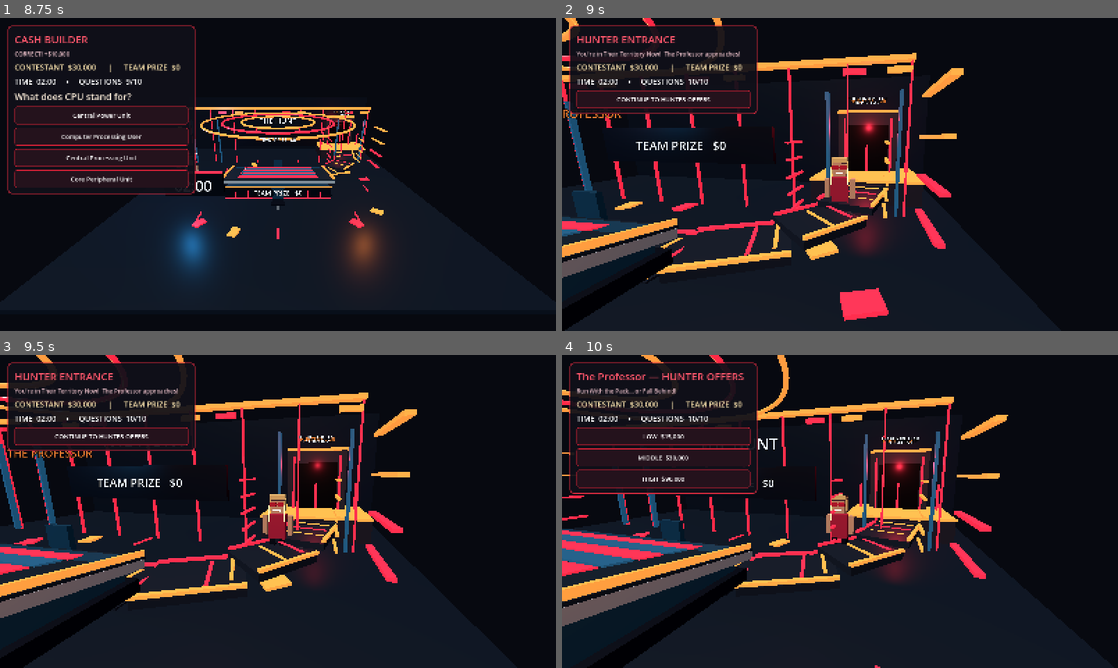
Above: before the commit, frames 1-4 (two rows, left to right).
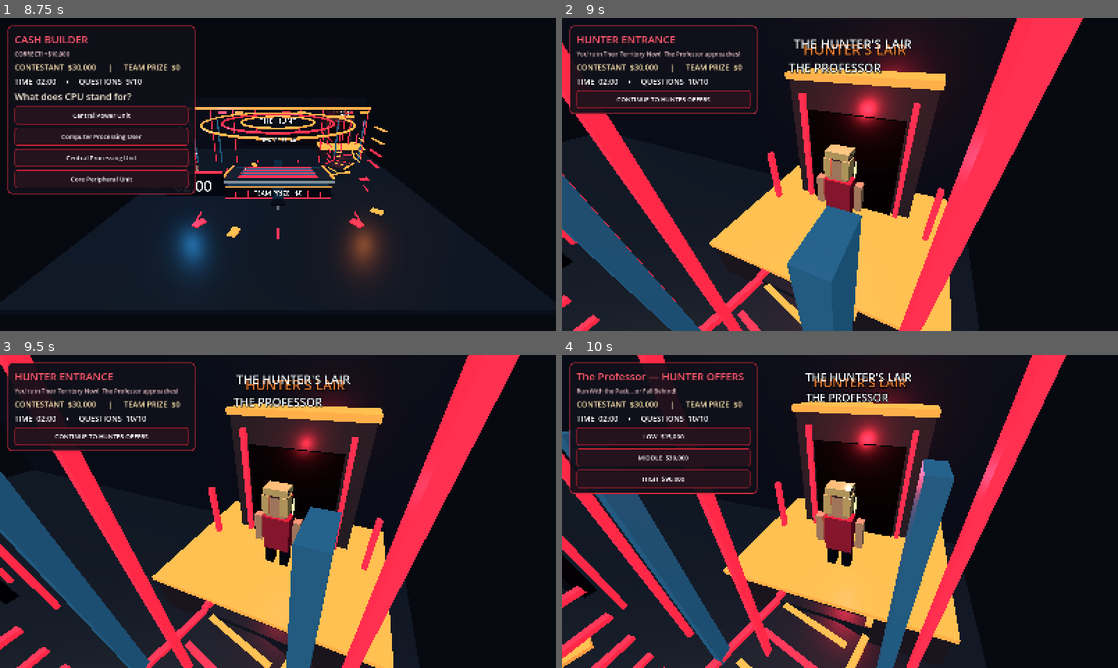
Above: after the commit, the same moments.

Repository: Becksploder2/The-Hunt
Game: Godot game, scene res://main.tscn
The game is run twice, just before and just after one commit, with the same random seed, the same clock (stepped at 60 frames per second) and the same inputs.
Inputs:
- Up to frame 1 (8.75 s): click "PLAY THE HUNT" at 0.5 s; click "START CASH BUILDER" at 1.25 s; click "Ottawa" at 2 s; click "Jupiter" at 2.75 s; click "Five" at 3.5 s; click "Gold" at 4.25 s; click "86" at 5 s; click "Indian" at 5.75 s; click "11" at 6.5 s; click "Raphael" at 7.25 s; click "Japan" at 8 s
- Up to frame 2 (9 s): click "Central Power Unit" at 8.75 s
- Up to frame 3 (9.5 s): no input
- Up to frame 4 (10 s): click "CONTINUE TO HUNTER OFFERS" at 9.5 s

Frame 1 is identical in both runs. In frame 2, 42% of the frame differs, in the area x 0-94%, y 0-100%; in frame 3, 40%; in frame 4, 39%.

Commit message:
Route Hunter entrance along raised cave bridge with tracking camera and moving bridge lights

Diff:
--- a/godot/main.gd
+++ b/godot/main.gd
@@ -343,6 +343,12 @@
 func _animate_stage_lights(delta: float) -> void:
  studio_fx_clock+=delta
  studio_burst=maxf(0.0,studio_burst-delta*1.5)
+ walkway_phase+=delta
+ for i in range(bridge_lights.size()):
+  var bar:=bridge_lights[i]
+  if is_instance_valid(bar):
+   var lit:bool=walking and int(floor(walkway_phase*7.0))%maxi(1,bridge_lights.size())==i
+   bar.scale.y=1.65 if lit else 1.0
  var entrance_mode:=walking or phase=="entrance" or phase=="btw_intro"
  var pressure_mode:=phase=="head_to_head" and hunter_steps>=player_steps-1
  var period:=0.18 if entrance_mode else 0.42 if pressure_mode else 0.8
@@ -869,15 +875,15 @@
   hunter_avatar.queue_free()
  hunter_avatar=_featured_hunter(hunter)
  hunter_avatar.visible=true
- hunter_avatar.position=Vector3(7.7,0,-6.8)
+ hunter_avatar.position=entrance_waypoints[0] if mode=="hunt" and entrance_waypoints.size()>0 else Vector3(7.7,0,-6.8)
  hunter_target=Vector3(0,0,-3.45)
  walking=true
  walk_elapsed=0.0
  entrance_banner.text=hunter.to_upper() if entrance_banner != null else "HUNTER"
  if entrance_light != null:
   entrance_light.light_energy=8.0
- camera.position=Vector3(9.0,3.4,1.2)
- camera.look_at(Vector3(7.7,2.0,-6.1))
+ camera.position=Vector3(10.4,5.0,-7.2) if mode=="hunt" else Vector3(9.0,3.4,1.2)
+ camera.look_at(hunter_avatar.position+Vector3(0,1.9,0))
  music_director.play_entrance(hunter,mode)
  _text(studio,hunter.to_upper(),Vector3(0,4.1,-3.8),60,0.006,ORANGE)
 
@@ -885,11 +891,22 @@
  _animate_stage_lights(delta)
  if walking and hunter_avatar != null and is_instance_valid(hunter_avatar):
   walk_elapsed+=delta
-  var alpha:=clampf(walk_elapsed/4.1,0.0,1.0)
+  var total_duration:float=7.5 if mode=="hunt" else 4.1
+  var alpha:=clampf(walk_elapsed/total_duration,0.0,1.0)
   var ease:=alpha*alpha*(3.0-2.0*alpha)
-  hunter_avatar.position=Vector3(7.7,0,-6.8).lerp(hunter_target,ease)
-  hunter_avatar.rotation.y=sin(walk_elapsed*9.0)*0.065*(1.0-alpha)
-  camera.position=Vector3(9.0,3.4,1.2).lerp(Vector3(5.8,3.6,5.8),ease)
+  if mode=="hunt" and entrance_waypoints.size()>1:
+   var progress:float=ease*float(entrance_waypoints.size()-1)
+   var index:int=mini(int(floor(progress)),entrance_waypoints.size()-2)
+   var fraction:float=progress-float(index)
+   hunter_avatar.position=entrance_waypoints[index].lerp(entrance_waypoints[index+1],fraction)
+   var heading:Vector3=entrance_waypoints[index+1]-entrance_waypoints[index]
+   hunter_avatar.rotation.y=atan2(heading.x,heading.z)+PI
+   var over_bridge:=Vector3(10.2,5.7,-7.2).lerp(Vector3(4.7,3.8,4.1),ease)
+   camera.position=over_bridge
+  else:
+   hunter_avatar.position=Vector3(7.7,0,-6.8).lerp(hunter_target,ease)
+   hunter_avatar.rotation.y=sin(walk_elapsed*9.0)*0.065*(1.0-alpha)
+   camera.position=Vector3(9.0,3.4,1.2).lerp(Vector3(5.8,3.6,5.8),ease)
   camera.look_at(hunter_avatar.position+Vector3(0,1.9,0))
   if entrance_light != null:
    entrance_light.light_energy=5.0+sin(walk_elapsed*7.0)*2.0
